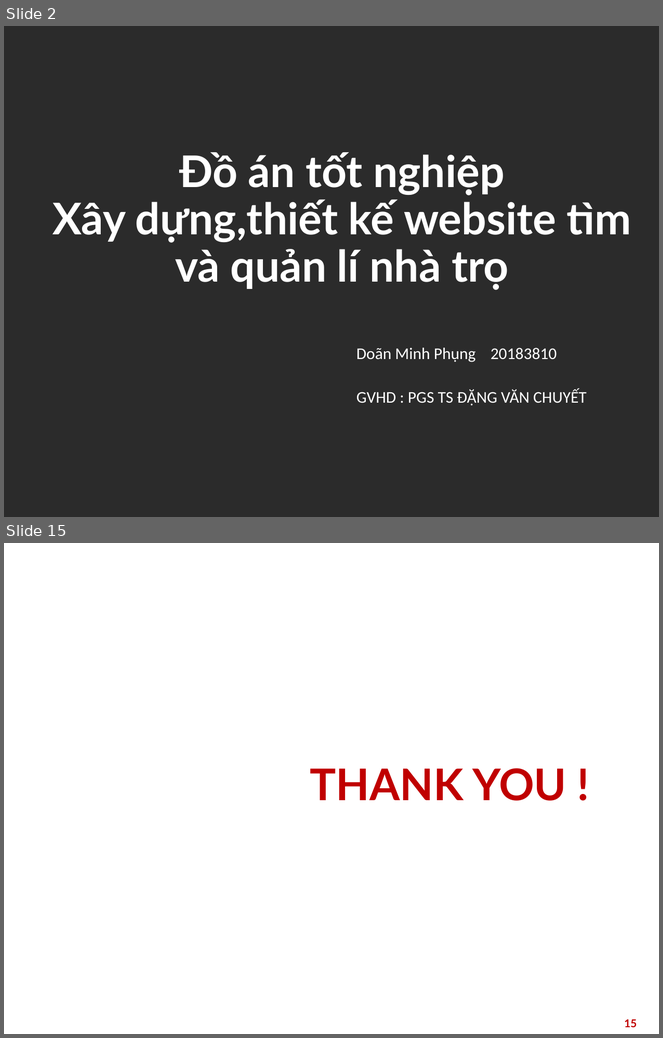
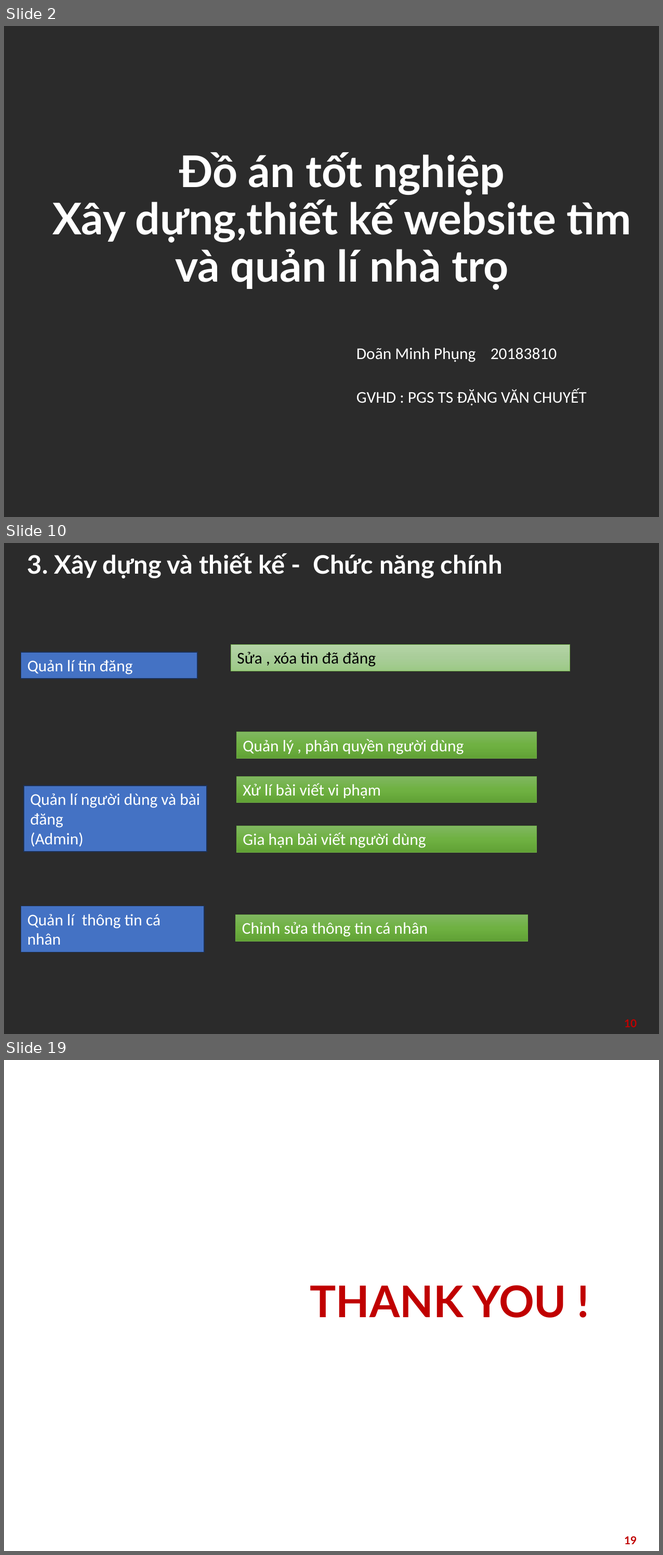
Before and after one commit to doanphung0402/timnhanhanh, a slide deck: report/soict_datn.pptx. Shown one above the other, each under a label of ours: slides 2 and 15 before the commit, slides 2, 10 and 19 after it; the slides between them are not shown. The pictures are 663x1038 and 663x1555 pixels, drawn with LibreOffice and Linux fonts; fonts in the diff are those of the drawing; background and template pictures are left out; a plain dark background stands for a picture behind light text. Boxes give left, top, right and bottom in pixels: in the first picture for what was removed or moved away, otherwise in the second. Text is boxed around its words. In the diff, an @@ line names an element or a change of style, - is before the commit and + after.

```diff
--- a/report/soict_datn.pptx
+++ b/report/soict_datn.pptx
@@ slide 10 added at (x1=4, y1=543, x2=659, y2=1034), background picture (left out) @@
@@ title added at (x1=27, y1=553, x2=503, y2=578), 28 pt, text #FFFFFF, bold @@
+3. Xây dựng và thiết kế - Chức năng chính
@@ rectangle added at (x1=231, y1=644, x2=569, y2=671), fill gradient #B5D5A7 to #AACE9A to #9CC987, outline #70AD47 0.5 pt, 18 pt, text #000000 @@
+Sửa , xóa tin đã đăng
@@ rectangle added at (x1=21, y1=652, x2=198, y2=679), fill #4472C4, outline #1E3256 1 pt, 18 pt, text #FFFFFF @@
+Quản lí tin đăng
@@ rectangle added at (x1=236, y1=732, x2=536, y2=758), fill gradient #81B861 to #6FB242 to #62A336, outline #70AD47 0.5 pt, 18 pt, text #FFFFFF @@
+Quản lý , phân quyền người dùng
@@ rectangle added at (x1=236, y1=776, x2=536, y2=802), fill gradient #81B861 to #6FB242 to #62A336, outline #70AD47 0.5 pt, 18 pt, text #FFFFFF @@
+Xử lí bài viết vi phạm
@@ rectangle added at (x1=24, y1=786, x2=207, y2=852), fill #4472C4, outline #1E3256 1 pt, 18 pt, text #FFFFFF @@
+Quản lí người dùng và bài đăng
+(Admin)
@@ rectangle added at (x1=236, y1=826, x2=536, y2=852), fill gradient #81B861 to #6FB242 to #62A336, outline #70AD47 0.5 pt, 18 pt, text #FFFFFF @@
+Gia hạn bài viết người dùng
@@ rectangle added at (x1=21, y1=906, x2=205, y2=953), fill #4472C4, outline #1E3256 1 pt, 18 pt, text #FFFFFF @@
+Quản lí thông tin cá nhân
@@ rectangle added at (x1=236, y1=915, x2=528, y2=941), fill gradient #81B861 to #6FB242 to #62A336, outline #70AD47 0.5 pt, 18 pt, text #FFFFFF @@
+Chỉnh sửa thông tin cá nhân
@@ page number added at (x1=624, y1=1019, x2=637, y2=1028), 12 pt, text #C00000, bold @@
+10
@@ what was slide 15 is now slide 19 @@
@@ page number at (x1=624, y1=1536, x2=637, y2=1545): text changed @@
-15
+19
```
Also in this commit, not shown: 9 slides changed, 6 other slides added, 4 slides removed, 22 other files.
